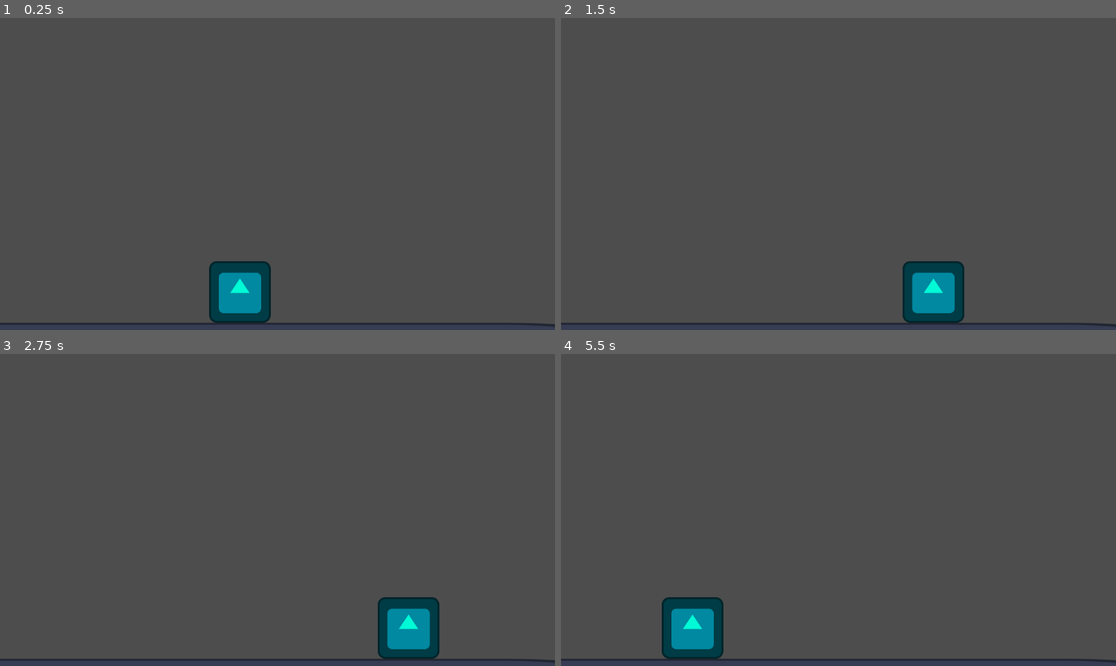
Above: before the commit, frames 1-4 (two rows, left to right).
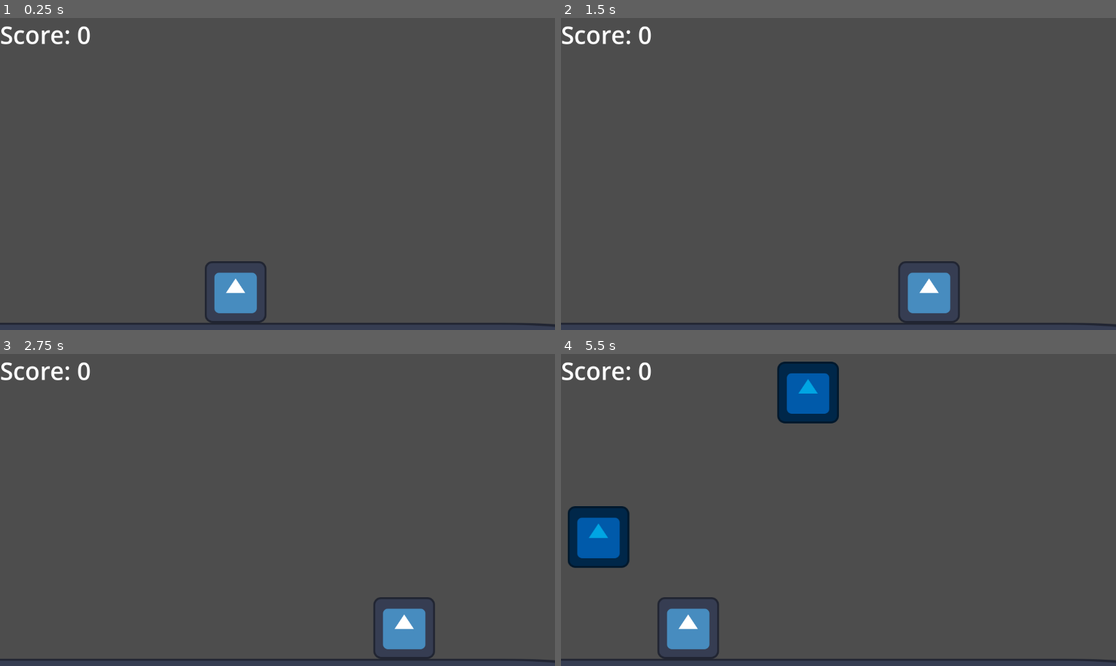
Above: after the commit, the same moments.

Repository: CD1FOX/Avoid-The-Falling-Blocks
Game: Godot game, scene res://Scenes/Levels/main.tscn
The game is run twice, just before and just after one commit, with the same random seed, the same clock (stepped at 60 frames per second) and the same inputs. The engine's default icon, where the game draws it, is replaced by a stand-in: a white triangle on a blue panel in a dark square.
Inputs:
- Up to frame 1 (0.25 s): no input
- Up to frame 2 (1.5 s): tap Enter at 0.5 s; hold D (Right) 0.53-1.28 s; hold A (Left) from 1.28 s (still down)
- Up to frame 3 (2.75 s): release A (Left) at 2.03 s; hold D (Right) from 2.03 s (still down)
- Up to frame 4 (5.5 s): release D (Right) at 3.53 s; hold A (Left) from 3.53 s (still down)

The runs differ from the first frame. In frame 1, 2.6% of the frame differs, in the area x 0-49%, y 2-98%; in frame 2, 2.6%; in frame 3, 2.6%; in frame 4, 7.0%, in the area x 0-51%, y 2-98%.

Commit message:
Update
Added:
- Coin
- Fix Bugs
- Score counter

Diff:
--- /dev/null
+++ b/Global.gd
@@ -0,0 +1,3 @@
+extends Node
+
+var score = 0
--- /dev/null
+++ b/Scenes/Collectibles/Coin/coin.gd
@@ -0,0 +1,10 @@
+extends Area2D
+
+var speed = 300
+
+func _process(delta: float) -> void:
+	position.y += speed * delta
+
+func _on_body_entered(body: Node2D) -> void:
+	if body.name == "Player":
+		Global.score += 1
--- /dev/null
+++ b/Scenes/Collectibles/Coin/coin.tscn
@@ -0,0 +1,19 @@
+[gd_scene load_steps=4 format=3 uid="uid://bqtcdsahogp06"]
+
+[ext_resource type="Script" uid="uid://blp1ky13uablu" path="res://Scenes/Collectibles/Coin/coin.gd" id="1_avt4a"]
+[ext_resource type="Texture2D" uid="uid://beth2emuog8w4" path="res://icon.svg" id="2_65b2s"]
+
+[sub_resource type="RectangleShape2D" id="RectangleShape2D_8ix1e"]
+size = Vector2(128, 128)
+
+[node name="Coin" type="Area2D"]
+script = ExtResource("1_avt4a")
+
+[node name="Sprite2D" type="Sprite2D" parent="."]
+modulate = Color(1.09738e-05, 0.646988, 0.889212, 1)
+texture = ExtResource("2_65b2s")
+
+[node name="CollisionShape2D" type="CollisionShape2D" parent="."]
+shape = SubResource("RectangleShape2D_8ix1e")
+
+[connection signal="body_entered" from="." to="." method="_on_body_entered"]
--- /dev/null
+++ b/Scenes/Collectibles/Coin/coin_spawner.gd
@@ -0,0 +1,68 @@
+extends Node2D
+
+var coinScene = preload("res://Scenes/Collectibles/Coin/coin.tscn")
+var x = 3 #Min Interval in seconds
+var y = 20 #Max Interval in seconds
+
+func _ready() -> void:
+	RandomTimer($SpawnerCooldown)
+	RandomTimer($SpawnerCooldown2)
+	RandomTimer($SpawnerCooldown3)
+	RandomTimer($SpawnerCooldown4)
+	RandomTimer($SpawnerCooldown5)
+	RandomTimer($SpawnerCooldown6)
+	RandomTimer($SpawnerCooldown7)
+	RandomTimer($SpawnerCooldown8)
+	RandomTimer($SpawnerCooldown9)
+	RandomTimer($SpawnerCooldown10)
+
+func RandomTimer(timer: Timer):
+	var delay = randi_range(x, y)
+	timer.wait_time = delay
+	timer.start()
+
+func CoinSpawner():
+	var coin = coinScene.instantiate()
+	var randomX = randf_range(65, 1089)
+	coin.position = Vector2(randomX, -65)
+	add_child(coin)
+
+func _on_spawner_cooldown_timeout() -> void:
+	CoinSpawner()
+	RandomTimer($SpawnerCooldown)
+
+func _on_spawner_cooldown_2_timeout() -> void:
+	CoinSpawner()
+	RandomTimer($SpawnerCooldown2)
+
+func _on_spawner_cooldown_3_timeout() -> void:
+	CoinSpawner()
+	RandomTimer($SpawnerCooldown3)
+
+func _on_spawner_cooldown_4_timeout() -> void:
+	CoinSpawner()
+	RandomTimer($SpawnerCooldown4)
+
+func _on_spawner_cooldown_5_timeout() -> void:
+	CoinSpawner()
+	RandomTimer($SpawnerCooldown5)
+
+func _on_spawner_cooldown_6_timeout() -> void:
+	CoinSpawner()
+	RandomTimer($SpawnerCooldown6)
+
+func _on_spawner_cooldown_7_timeout() -> void:
+	CoinSpawner()
+	RandomTimer($SpawnerCooldown7)
+
+func _on_spawner_cooldown_8_timeout() -> void:
+	CoinSpawner()
+	RandomTimer($SpawnerCooldown8)
+
+func _on_spawner_cooldown_9_timeout() -> void:
+	CoinSpawner()
+	RandomTimer($SpawnerCooldown9)
+
+func _on_spawner_cooldown_10_timeout() -> void:
+	CoinSpawner()
+	RandomTimer($SpawnerCooldown10)
--- /dev/null
+++ b/Scenes/Designs/Labels/score.gd
@@ -0,0 +1,6 @@
+extends Label
+
+func _process(_delta: float) -> void:
+	var score = Global.score
+
+	text = "Score: " + str(score)
--- a/Scenes/Entity/Player/Script/player.gd
+++ /dev/null
@@ -1,12 +0,0 @@
-extends CharacterBody2D
-
-#physics
-const speed = 500
-
-#reference
-@onready var movementNode = $Scripts/Movement
-
-func _physics_process(_delta: float) -> void:
-	var direction = movementNode.Left_And_Right()
-	velocity.x = direction * speed
-	move_and_slide()
--- a/Scenes/Entity/Player/Script/Movement.gd
+++ b/Scenes/Entity/Player/Scripts/movement.gd
@@ -1,6 +1,6 @@
 extends Node2D
 
-func Left_And_Right():
+func LeftAndRight():
 	var direction = 0
 
 	if Input.is_action_pressed("Left"):
--- /dev/null
+++ b/Scenes/Entity/Player/Scripts/player.gd
@@ -0,0 +1,9 @@
+extends CharacterBody2D
+
+var speed = 500
+
+func _physics_process(_delta: float) -> void:
+	var direction = $Scripts/Movement.LeftAndRight()
+	velocity.x = direction * speed
+
+	move_and_slide()
--- a/Scenes/Entity/Player/player.tscn
+++ b/Scenes/Entity/Player/player.tscn
@@ -1,17 +1,16 @@
-[gd_scene load_steps=5 format=3 uid="uid://sri1x8dmat7y"]
+[gd_scene load_steps=5 format=3 uid="uid://s21p3mn01xp0"]
 
-[ext_resource type="Script" uid="uid://b6txmofb0g52u" path="res://Scenes/Entity/Player/Script/player.gd" id="1_i5q2c"]
+[ext_resource type="Script" uid="uid://42nplsqwivtg" path="res://Scenes/Entity/Player/Scripts/player.gd" id="1_2go01"]
 [ext_resource type="Texture2D" uid="uid://beth2emuog8w4" path="res://icon.svg" id="1_wpwoo"]
-[ext_resource type="Script" uid="uid://ckhxxsev0ajei" path="res://Scenes/Entity/Player/Script/Movement.gd" id="3_2go01"]
+[ext_resource type="Script" uid="uid://50e2vtj37hmk" path="res://Scenes/Entity/Player/Scripts/movement.gd" id="2_i5q2c"]
 
 [sub_resource type="RectangleShape2D" id="RectangleShape2D_i5q2c"]
 size = Vector2(128, 128)
 
 [node name="Player" type="CharacterBody2D"]
-script = ExtResource("1_i5q2c")
+script = ExtResource("1_2go01")
 
 [node name="Icon" type="Sprite2D" parent="."]
-modulate = Color(3.08037e-06, 0.977728, 0.839698, 1)
 texture = ExtResource("1_wpwoo")
 
 [node name="CollisionShape2D" type="CollisionShape2D" parent="."]
@@ -20,4 +19,4 @@
 [node name="Scripts" type="Node2D" parent="."]
 
 [node name="Movement" type="Node2D" parent="Scripts"]
-script = ExtResource("3_2go01")
+script = ExtResource("2_i5q2c")
--- a/Scenes/Levels/main.tscn
+++ b/Scenes/Levels/main.tscn
@@ -1,9 +1,41 @@
-[gd_scene load_steps=3 format=3 uid="uid://bi8m4alvgop56"]
+[gd_scene load_steps=5 format=3 uid="uid://bi8m4alvgop56"]
 
 [ext_resource type="PackedScene" uid="uid://ble721brpc0r4" path="res://Scenes/Environment/wall_ground.tscn" id="1_s0gyx"]
-[ext_resource type="PackedScene" uid="uid://sri1x8dmat7y" path="res://Scenes/Entity/Player/player.tscn" id="2_yjsus"]
+[ext_resource type="Script" uid="uid://be2qrgfp1rysw" path="res://Scenes/Collectibles/Coin/coin_spawner.gd" id="3_7i1ub"]
+[ext_resource type="PackedScene" uid="uid://s21p3mn01xp0" path="res://Scenes/Entity/Player/player.tscn" id="3_nk5xi"]
+[ext_resource type="Script" uid="uid://dwydlj2l36qk4" path="res://Scenes/Designs/Labels/score.gd" id="4_nk5xi"]
 
 [node name="Main" type="Node2D"]
+
+[node name="Entity" type="Node2D" parent="."]
+
+[node name="Player" parent="Entity" instance=ExtResource("3_nk5xi")]
+position = Vector2(489, 569)
+
+[node name="Collectible" type="Node2D" parent="."]
+
+[node name="CoinSpawner" type="Node2D" parent="Collectible"]
+script = ExtResource("3_7i1ub")
+
+[node name="SpawnerCooldown" type="Timer" parent="Collectible/CoinSpawner"]
+
+[node name="SpawnerCooldown2" type="Timer" parent="Collectible/CoinSpawner"]
+
+[node name="SpawnerCooldown3" type="Timer" parent="Collectible/CoinSpawner"]
+
+[node name="SpawnerCooldown4" type="Timer" parent="Collectible/CoinSpawner"]
+
+[node name="SpawnerCooldown5" type="Timer" parent="Collectible/CoinSpawner"]
+
+[node name="SpawnerCooldown6" type="Timer" parent="Collectible/CoinSpawner"]
+
+[node name="SpawnerCooldown7" type="Timer" parent="Collectible/CoinSpawner"]
+
+[node name="SpawnerCooldown8" type="Timer" parent="Collectible/CoinSpawner"]
+
+[node name="SpawnerCooldown9" type="Timer" parent="Collectible/CoinSpawner"]
+
+[node name="SpawnerCooldown10" type="Timer" parent="Collectible/CoinSpawner"]
 
 [node name="Environment" type="Node2D" parent="."]
 
@@ -11,7 +43,23 @@
 position = Vector2(447, 697)
 scale = Vector2(1.76, 1)
 
-[node name="Entity" type="Node2D" parent="."]
+[node name="ScreenDesign" type="Node2D" parent="."]
 
-[node name="Player" parent="Entity" instance=ExtResource("2_yjsus")]
-position = Vector2(498, 569)
+[node name="Score" type="Label" parent="ScreenDesign"]
+offset_right = 40.0
+offset_bottom = 23.0
+theme_override_font_sizes/font_size = 50
+text = "Score: "
+script = ExtResource("4_nk5xi")
+
+[connection signal="timeout" from="Collectible/CoinSpawner/SpawnerCooldown" to="Collectible/CoinSpawner" method="_on_spawner_cooldown_timeout"]
+[connection signal="timeout" from="Collectible/CoinSpawner/SpawnerCooldown2" to="Collectible/CoinSpawner" method="_on_spawner_cooldown_2_timeout"]
+[connection signal="timeout" from="Collectible/CoinSpawner/SpawnerCooldown3" to="Collectible/CoinSpawner" method="_on_spawner_cooldown_3_timeout"]
+[connection signal="timeout" from="Collectible/CoinSpawner/SpawnerCooldown4" to="Collectible/CoinSpawner" method="_on_spawner_cooldown_4_timeout"]
+[connection signal="timeout" from="Collectible/CoinSpawner/SpawnerCooldown4" to="Collectible/CoinSpawner" method="_on_spawner_cooldown_3_timeout"]
+[connection signal="timeout" from="Collectible/CoinSpawner/SpawnerCooldown5" to="Collectible/CoinSpawner" method="_on_spawner_cooldown_5_timeout"]
+[connection signal="timeout" from="Collectible/CoinSpawner/SpawnerCooldown6" to="Collectible/CoinSpawner" method="_on_spawner_cooldown_6_timeout"]
+[connection signal="timeout" from="Collectible/CoinSpawner/SpawnerCooldown7" to="Collectible/CoinSpawner" method="_on_spawner_cooldown_7_timeout"]
+[connection signal="timeout" from="Collectible/CoinSpawner/SpawnerCooldown8" to="Collectible/CoinSpawner" method="_on_spawner_cooldown_8_timeout"]
+[connection signal="timeout" from="Collectible/CoinSpawner/SpawnerCooldown9" to="Collectible/CoinSpawner" method="_on_spawner_cooldown_9_timeout"]
+[connection signal="timeout" from="Collectible/CoinSpawner/SpawnerCooldown10" to="Collectible/CoinSpawner" method="_on_spawner_cooldown_10_timeout"]
--- a/project.godot
+++ b/project.godot
@@ -15,6 +15,10 @@
 config/features=PackedStringArray("4.4", "Forward Plus")
 config/icon="res://icon.svg"
 
+[autoload]
+
+Global="*res://Global.gd"
+
 [input]
 
 Left={
Not shown, added: Global.gd.uid
Not shown, added: Scenes/Collectibles/Coin/coin.gd.uid
Not shown, added: Scenes/Collectibles/Coin/coin_spawner.gd.uid
Not shown, added: Scenes/Designs/Labels/score.gd.uid
Not shown, removed: Scenes/Entity/Player/Script/Movement.gd.uid
Not shown, removed: Scenes/Entity/Player/Script/player.gd.uid
Not shown, added: Scenes/Entity/Player/Scripts/movement.gd.uid
Not shown, added: Scenes/Entity/Player/Scripts/player.gd.uid
